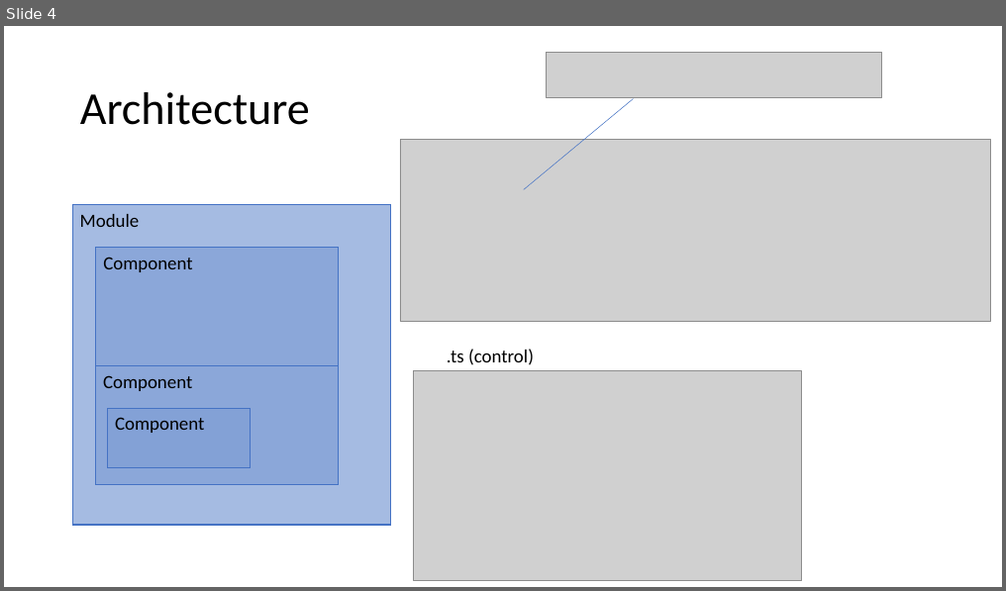
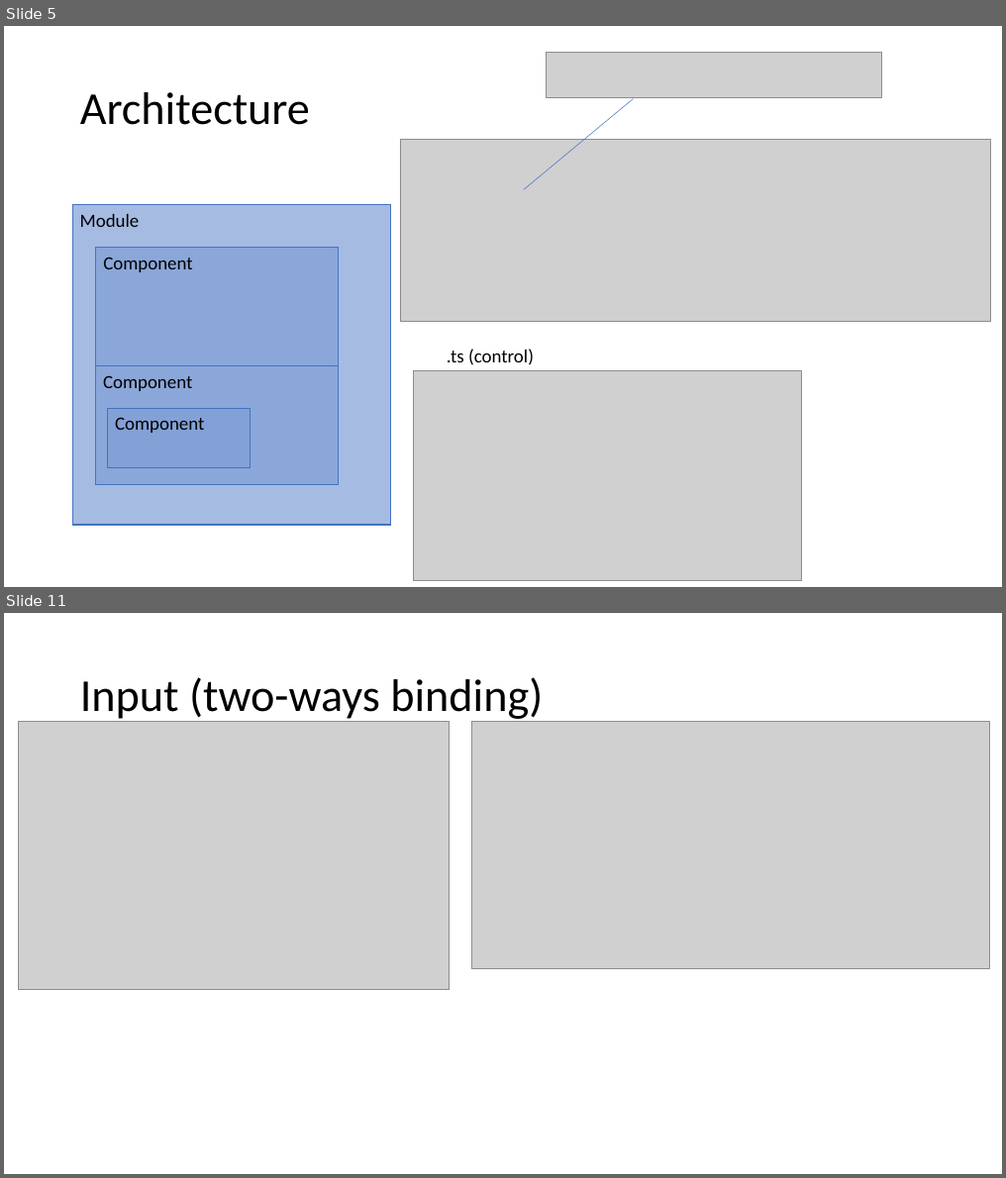
Before and after one commit to talyaron/full-stack, a slide deck: PWA/Angular/Angular.pptx. Shown one above the other, each under a label of ours: slide 4 before the commit, slides 5 and 11 after it; the slides between them are not shown. The pictures are 1006x591 and 1006x1178 pixels, drawn with LibreOffice and Linux fonts; fonts in the diff are those of the drawing; grey boxes stand for pictures. Boxes give left, top, right and bottom in pixels: in the first picture for what was removed or moved away, otherwise in the second. Text is boxed around its words. In the diff, an @@ line names an element or a change of style, - is before the commit and + after.

```diff
--- a/PWA/Angular/Angular.pptx
+++ b/PWA/Angular/Angular.pptx
@@ slide 11 added at <box>4,613,1002,1174</box>, background #FFFFFF @@
@@ title added at <box>80,677,543,723</box>, 44 pt, text #000000 @@
+Input (two-ways binding)
@@ picture added at <box>18,722,450,989</box> @@
@@ picture added at <box>471,722,990,968</box> @@
@@ what was slide 4 is now slide 5 @@
```
Also in this commit, not shown: 6 other slides added, 1 slide removed, 4 other files.
